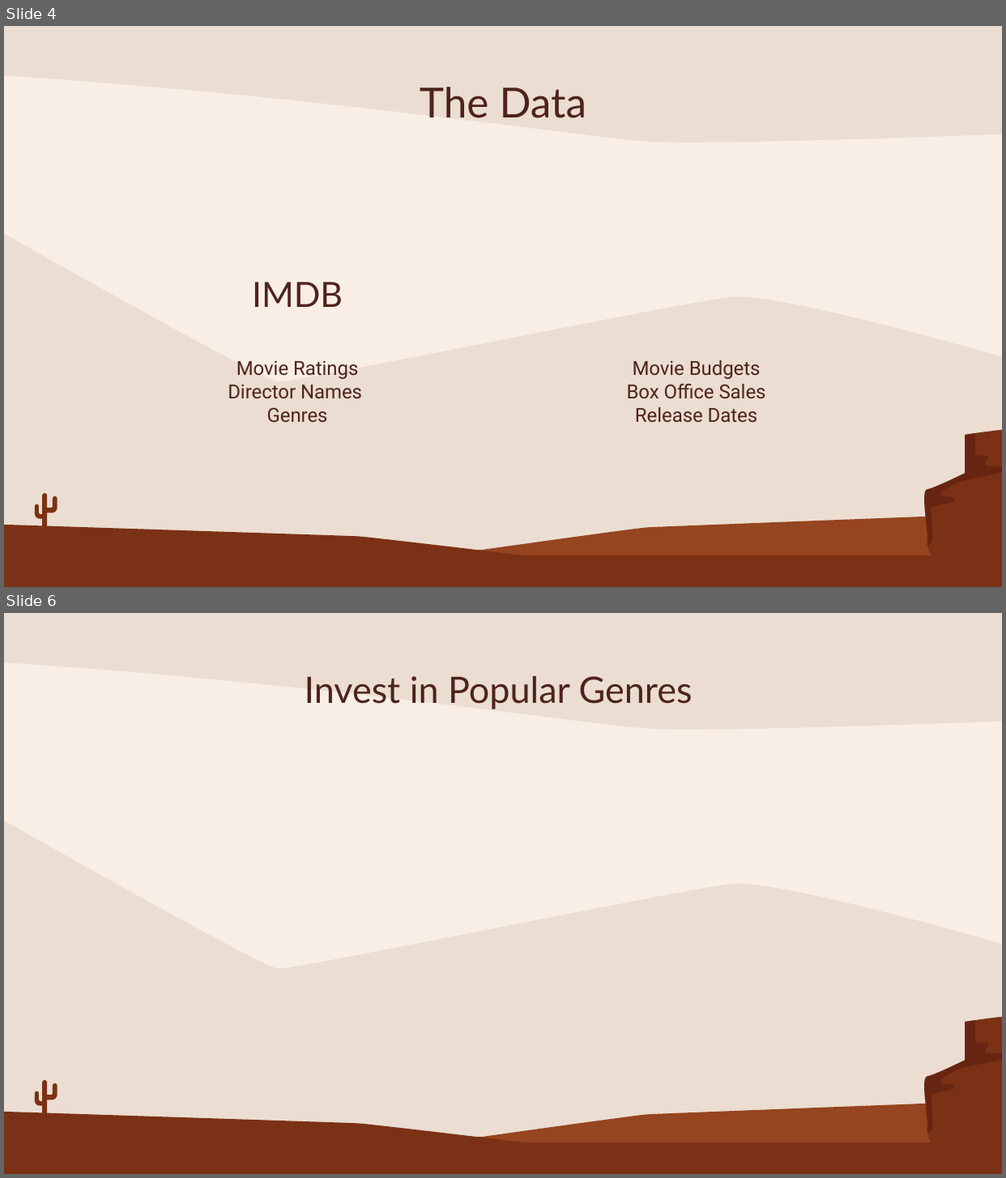
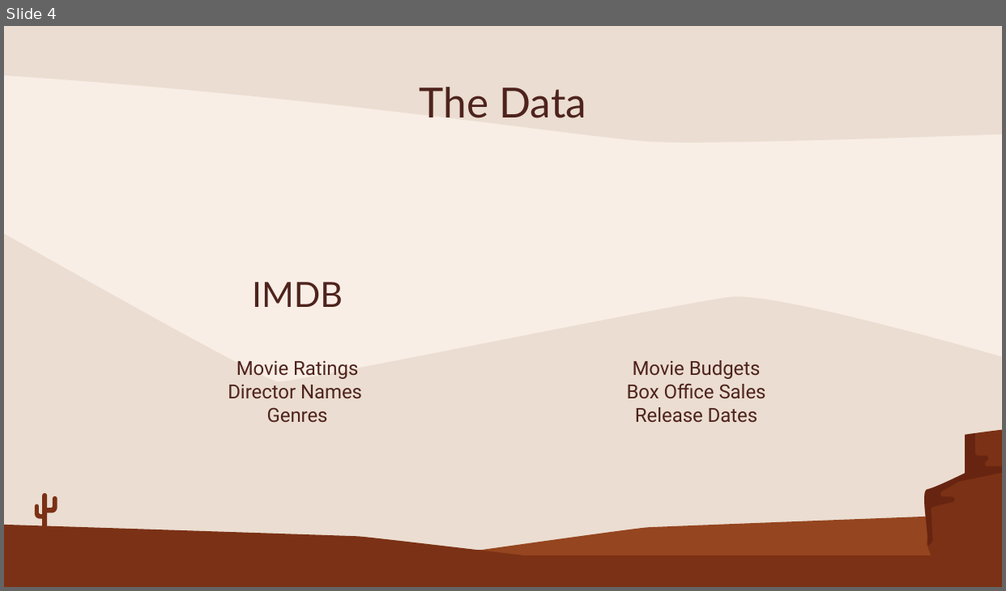
Before and after one commit to michael-pozo/Movie-Data-Analysis-, a slide deck: Movie Industry Analysis .pptx. Shown one above the other, each under a label of ours: slides 4 and 6 before the commit, slide 4 after it; the slides between them are not shown. The pictures are 1006x1178 and 1006x591 pixels, drawn with LibreOffice and Linux fonts; fonts in the diff are those of the drawing. Boxes give left, top, right and bottom in pixels: in the first picture for what was removed or moved away, otherwise in the second. Text is boxed around its words. In the diff, an @@ line names an element or a change of style, - is before the commit and + after.

```diff
--- a/Movie Industry Analysis .pptx
+++ b/Movie Industry Analysis .pptx
@@ slide 6 removed at <box>4,613,1002,1174</box>, background #F8EEE5; not listed: 7 template elements that a slide beside it also shows @@
@@ title removed at <box>305,676,692,709</box> @@
-Invest in Popular Genres
```
Also in this commit, not shown: 1 slide changed, 2 slides added, 2 other slides removed, 4 other files.
